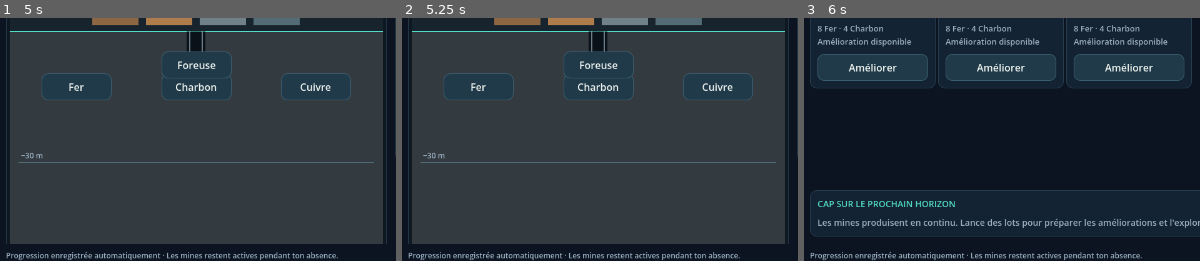
Above: before the commit, frames 1-3 (left to right).
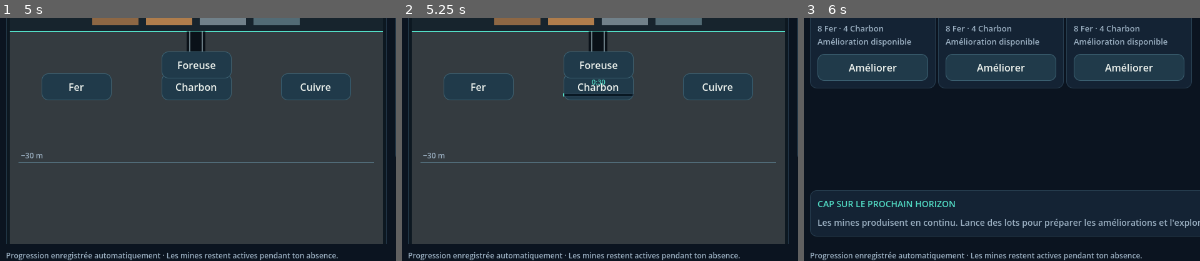
Above: after the commit, the same moments.

Repository: devjonathan1999-del/Project-Digger
Game: Godot game, scene res://scenes/main.tscn
Two runs of this game, one before a commit and one after it. Both use one fixed random seed, a clock stepped at 60 frames per second and the inputs below.
Inputs:
- Up to frame 1 (5 s): click "Foreuse" at 0.5 s; click "Foreuse" at 1.25 s; click "Surface" at 2 s; click "Fer" at 2.75 s; click "Charbon" at 3.5 s; click "Cuivre" at 4.25 s
- Up to frame 2 (5.25 s): click "Ouvrir le chantier · 30 s" at 5 s
- Up to frame 3 (6 s): click "Industrie" at 5.75 s
The pictures show only the part of the screen within x 0-50%, y 42-92%; the shares and areas given below are measured in that part.

Frame 1 is identical in both runs. In frame 2, 0.2% of the frame differs, in the area x 40-59%, y 25-33%; in frame 3, nothing differs.

Commit message:
feat: show mine operation timers in world

Diff:
--- a/src/industry/ui/mine_world.gd
+++ b/src/industry/ui/mine_world.gd
@@ -84,10 +84,10 @@
     var height := size.y
     draw_rect(Rect2(Vector2.ZERO, size), Color("101923"))
 
-    _draw_zone(0.0, 60.0, Color("343b40"))
-    _draw_zone(60.0, 90.0, Color("252f38"))
-    _draw_zone(90.0, 150.0, Color("1b2933"))
-    _draw_zone(150.0, maxf(220.0, scroll_depth + 120.0), Color("14212b"))
+    _draw_zone(0.0, 60.0, Style.ROCK_SHALLOW)
+    _draw_zone(60.0, 90.0, Style.ROCK_DENSE)
+    _draw_zone(90.0, 150.0, Style.ROCK_CRYSTAL)
+    _draw_zone(150.0, maxf(220.0, scroll_depth + 120.0), Style.ROCK_DEEP)
 
     var surface_y := _depth_to_y(0.0)
     if surface_y > -80.0 and surface_y < height + 80.0:
@@ -102,7 +102,7 @@
             continue
         var line_color := Color("54707d")
         if horizon >= 90:
-            line_color = Color("39aab7")
+            line_color = Style.CRYSTAL_CYAN
         draw_line(Vector2(14, y), Vector2(width - 14, y), line_color, 1.0)
         draw_string(ThemeDB.fallback_font, Vector2(18, y - 7), "−%d m" % horizon, HORIZONTAL_ALIGNMENT_LEFT, -1, 12, Style.MUTED)
 
@@ -137,7 +137,7 @@
     for index in range(4):
         var x: float = start_x + index * (module_w + gap)
         draw_rect(Rect2(x, base_y - 30.0, module_w, 30.0), colors[index])
-        draw_rect(Rect2(x + 7.0, base_y - 22.0, module_w - 14.0, 7.0), Color("d0a06a"))
+        draw_rect(Rect2(x + 7.0, base_y - 22.0, module_w - 14.0, 7.0), Style.INDUSTRIAL_AMBER)
 
 func _draw_crystal_signatures() -> void:
     var widths: Array[float] = [0.18, 0.78, 0.28, 0.70]
@@ -153,7 +153,7 @@
             Vector2(x, y + 14),
             Vector2(x - 7, y + 5),
         ])
-        draw_colored_polygon(points, Color("44d9d2"))
+        draw_colored_polygon(points, Style.CRYSTAL_CYAN)
 
 func _rebuild_targets() -> void:
     for target in _targets:
@@ -170,7 +170,10 @@
         var x_ratio: float = ratios[index % 3]
         _add_target("Mine_" + id, "mine", id, Vector2(size.x * x_ratio, _depth_to_y(12.0)), Catalog.RESOURCES[id]["label"])
 
-    _add_target("Drill", "drill", "drill", Vector2(size.x * 0.5, _depth_to_y(float(session.game.depth) + 7.0)), "Foreuse")
+    var drill_center := Vector2(size.x * 0.5, _depth_to_y(float(session.game.depth) + 7.0))
+    _add_target("Drill", "drill", "drill", drill_center, "Foreuse")
+    if session.game.jobs.has("drill"):
+        _add_timer("Timer_Drill", session.game.jobs["drill"], drill_center + Vector2(0, 38))
 
     var discovery_ids: Array = session.game.discoveries.keys()
     discovery_ids.sort()
@@ -178,15 +181,21 @@
         var discovery: Dictionary = session.game.discoveries[discovery_id]
         var slot := int(discovery.get("slot", 0))
         var x: float = size.x * (0.24 if slot % 2 == 0 else 0.76)
+        var center := Vector2(x, _depth_to_y(float(discovery.get("depth", 0))))
         var label := str(discovery.get("hint", "Découverte"))
-        _add_target("Discovery_" + str(discovery_id).replace(":", "_"), "discovery", str(discovery_id), Vector2(x, _depth_to_y(float(discovery.get("depth", 0)))), label)
+        _add_target("Discovery_" + str(discovery_id).replace(":", "_"), "discovery", str(discovery_id), center, label)
+        if session.game.explorations.has(discovery_id):
+            _add_timer("Timer_Exploration_" + str(discovery_id).replace(":", "_"), session.game.explorations[discovery_id], center + Vector2(0, 38))
 
     var site_ids: Array = session.game.permanent_sites.keys()
     site_ids.sort()
     for site_id in site_ids:
         var site: Dictionary = session.game.permanent_sites[site_id]
         var x: float = size.x * 0.76
-        _add_target("Site_" + str(site_id).replace(":", "_"), "site", str(site_id), Vector2(x, _depth_to_y(float(site.get("depth", 0)))), "Site")
+        var center := Vector2(x, _depth_to_y(float(site.get("depth", 0))))
+        _add_target("Site_" + str(site_id).replace(":", "_"), "site", str(site_id), center, "Site")
+        if bool(site.get("active", false)):
+            _add_site_status("Status_Site_" + str(site_id).replace(":", "_"), site, center + Vector2(0, 38))
 
 func _add_target(node_name: String, kind: String, id: String, center: Vector2, title: String) -> void:
     var button := Button.new()
@@ -201,6 +210,42 @@
     add_child(button)
     _targets.append(button)
 
+func _add_timer(node_name: String, job: Dictionary, center: Vector2) -> void:
+    var container := VBoxContainer.new()
+    container.name = node_name
+    container.custom_minimum_size = Vector2(112, 28)
+    container.size = Vector2(112, 32)
+    container.position = Vector2(clampf(center.x - 56.0, 4.0, maxf(4.0, size.x - 116.0)), center.y - 14.0)
+    container.mouse_filter = Control.MOUSE_FILTER_IGNORE
+    var label := Label.new()
+    label.text = _duration(float(job.get("remaining", 0.0)))
+    label.horizontal_alignment = HORIZONTAL_ALIGNMENT_CENTER
+    label.add_theme_font_size_override("font_size", 11)
+    label.add_theme_color_override("font_color", Style.ACCENT)
+    container.add_child(label)
+    var progress := ProgressBar.new()
+    progress.custom_minimum_size.y = 5
+    progress.show_percentage = false
+    var duration := maxf(float(job.get("duration", 1.0)), 0.001)
+    progress.value = 100.0 * (1.0 - float(job.get("remaining", 0.0)) / duration)
+    container.add_child(progress)
+    add_child(container)
+    _targets.append(container)
+
+func _add_site_status(node_name: String, site: Dictionary, center: Vector2) -> void:
+    var label := Label.new()
+    label.name = node_name
+    label.text = "ACTIF · %.2f/min" % (float(site.get("rate", 0.0)) * 60.0)
+    label.horizontal_alignment = HORIZONTAL_ALIGNMENT_CENTER
+    label.add_theme_font_size_override("font_size", 11)
+    label.add_theme_color_override("font_color", Style.CRYSTAL_CYAN)
+    label.custom_minimum_size = Vector2(112, 22)
+    label.size = Vector2(112, 22)
+    label.position = Vector2(clampf(center.x - 56.0, 4.0, maxf(4.0, size.x - 116.0)), center.y - 11.0)
+    label.mouse_filter = Control.MOUSE_FILTER_IGNORE
+    add_child(label)
+    _targets.append(label)
+
 func _emit_selection(kind: String, id: String) -> void:
     selection_changed.emit(kind, id)
 
@@ -216,3 +261,7 @@
         for site in session.game.permanent_sites.values():
             deepest = maxf(deepest, float(site.get("depth", 0)) + 40.0)
     return maxf(0.0, deepest - 35.0)
+
+func _duration(seconds: float) -> String:
+    var rounded := ceili(maxf(0.0, seconds))
+    return "%d:%02d" % [rounded / 60, rounded % 60]
